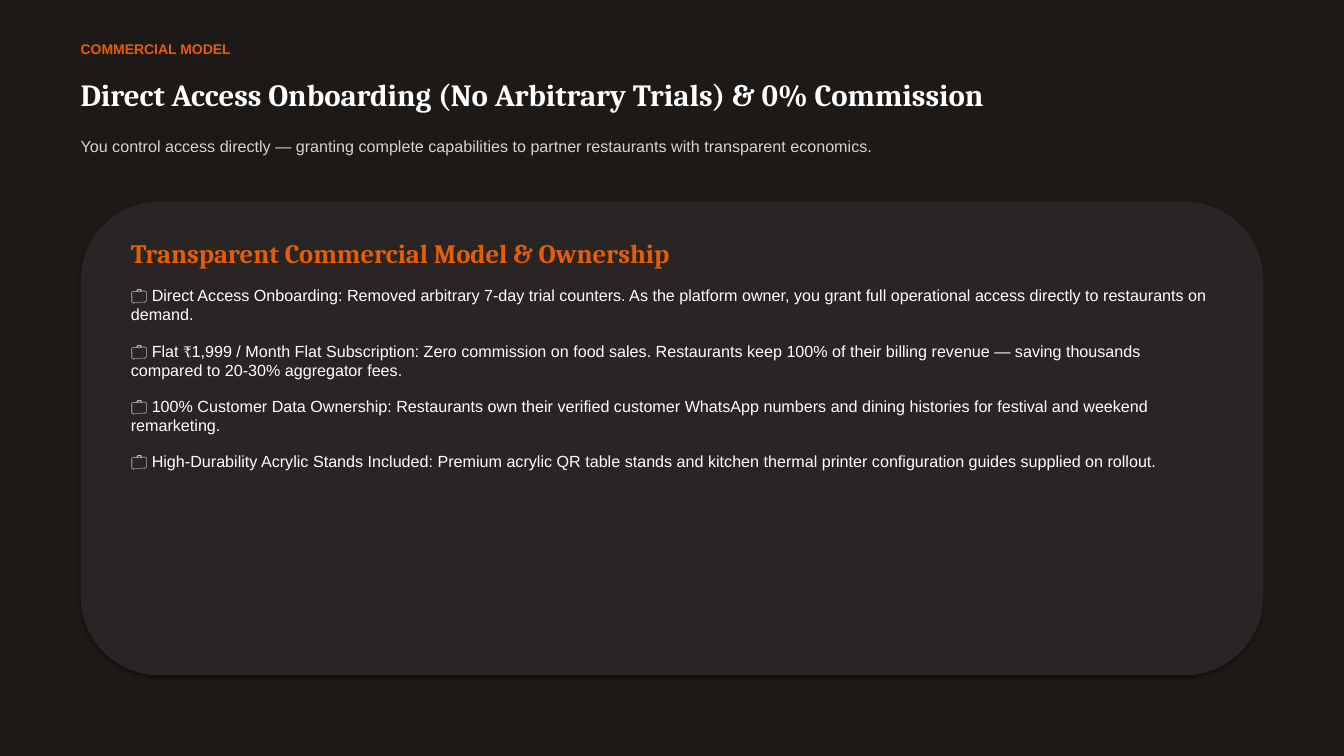
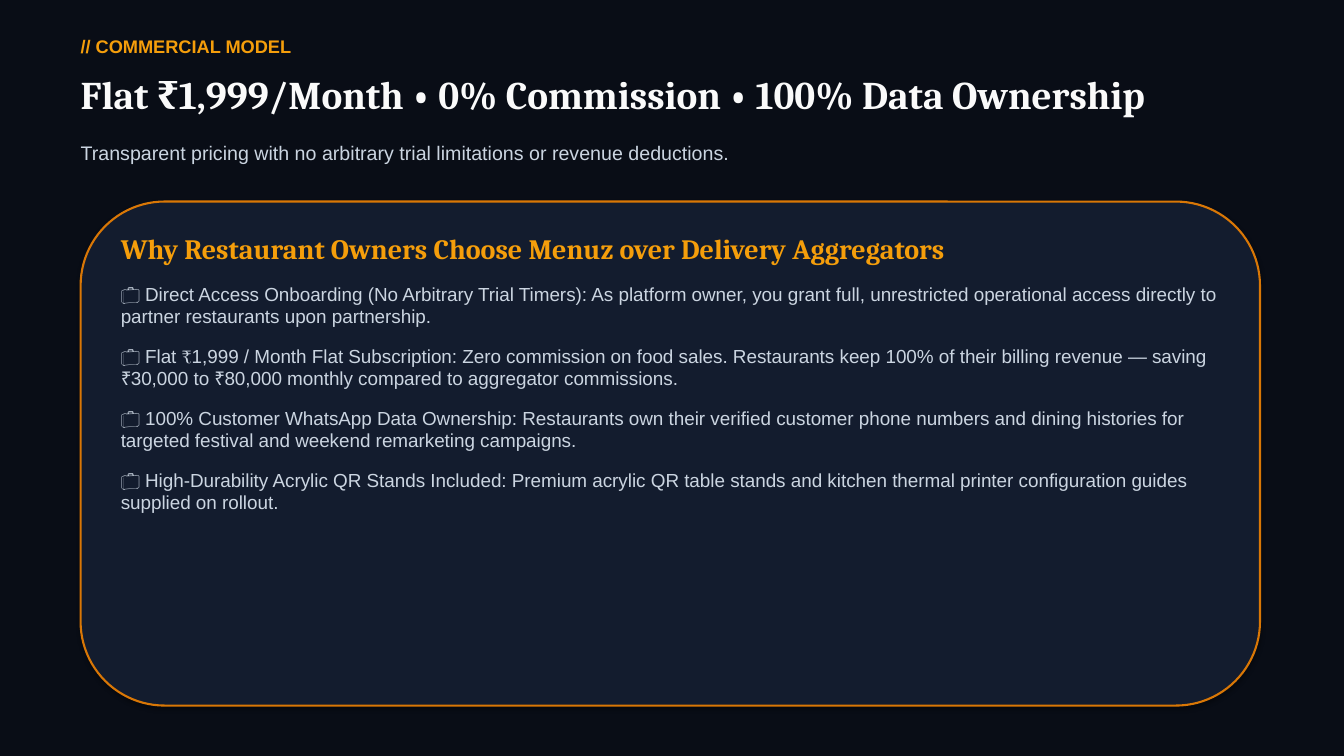
Before and after one commit to Stgtrgjrccx/menuz, a slide deck: slide 16 of public/menuz_executive_pitch_deck.pptx (slide 15 before the commit). Drawn at 1344x756 pixels with LibreOffice and Linux fonts; fonts in the diff are those of the drawing. Boxes give left, top, right and bottom in pixels: in the first picture for what was removed or moved away, otherwise in the second. Text is boxed around its words. In the diff, an @@ line names an element or a change of style, - is before the commit and + after.

```diff
--- a/public/menuz_executive_pitch_deck.pptx
+++ b/public/menuz_executive_pitch_deck.pptx
@@ rectangle at [0, 0, 1344, 756]: fill #1C1917 to #090D16 @@
@@ text at [96, 40, 292, 53]: text changed; size 10 to 13 pt; text colour #E85D04 to #F59E0B @@
-COMMERCIAL MODEL
+// COMMERCIAL MODEL
@@ text at [81, 81, 1145, 118]: text changed; size 22 to 28 pt; text colour #FFFFFF to #FAFAFA @@
-Direct Access Onboarding (No Arbitrary Trials) & 0% Commission
+Flat ₹1,999/Month • 0% Commission • 100% Data Ownership
@@ text removed at [81, 140, 871, 156] @@
-You control access directly — granting complete capabilities to partner restaurants with transparent economics.
@@ text added at [81, 145, 728, 164], 14 pt, text #CBD5E1 @@
+Transparent pricing with no arbitrary trial limitations or revenue deductions.
@@ rounded rectangle: place and size @@
-rounded rectangle at [81, 202, 1263, 676]
+rounded rectangle at [81, 202, 1260, 706]
@@ rounded rectangle at [81, 202, 1260, 706]: fill #292524 to #131C2E; outline none to #D97706 1.5 pt @@
@@ text at [121, 239, 1217, 513]: text changed; size 11.5 to 13.5 pt; text colour #FFFFFF to #CBD5E1 @@
-Transparent Commercial Model & Ownership
-💼 Direct Access Onboarding: Removed arbitrary 7-day trial counters. As the platform owner, you grant full operational access directly to restaurants on demand.
-💼 Flat ₹1,999 / Month Flat Subscription: Zero commission on food sales. Restaurants keep 100% of their billing revenue — saving thousands compared to 20-30% aggregator fees.
-💼 100% Customer Data Ownership: Restaurants own their verified customer WhatsApp numbers and dining histories for festival and weekend remarketing.
-💼 High-Durability Acrylic Stands Included: Premium acrylic QR table stands and kitchen thermal printer configuration guides supplied on rollout.
+Why Restaurant Owners Choose Menuz over Delivery Aggregators
+💼 Direct Access Onboarding (No Arbitrary Trial Timers): As platform owner, you grant full, unrestricted operational access directly to partner restaurants upon partnership.
+💼 Flat ₹1,999 / Month Flat Subscription: Zero commission on food sales. Restaurants keep 100% of their billing revenue — saving ₹30,000 to ₹80,000 monthly compared to aggregator commissions.
+💼 100% Customer WhatsApp Data Ownership: Restaurants own their verified customer phone numbers and dining histories for targeted festival and weekend remarketing campaigns.
+💼 High-Durability Acrylic QR Stands Included: Premium acrylic QR table stands and kitchen thermal printer configuration guides supplied on rollout.
```
Also in this commit, not shown: 9 other slides changed, 8 slides added, 6 slides removed, 7 other files.
